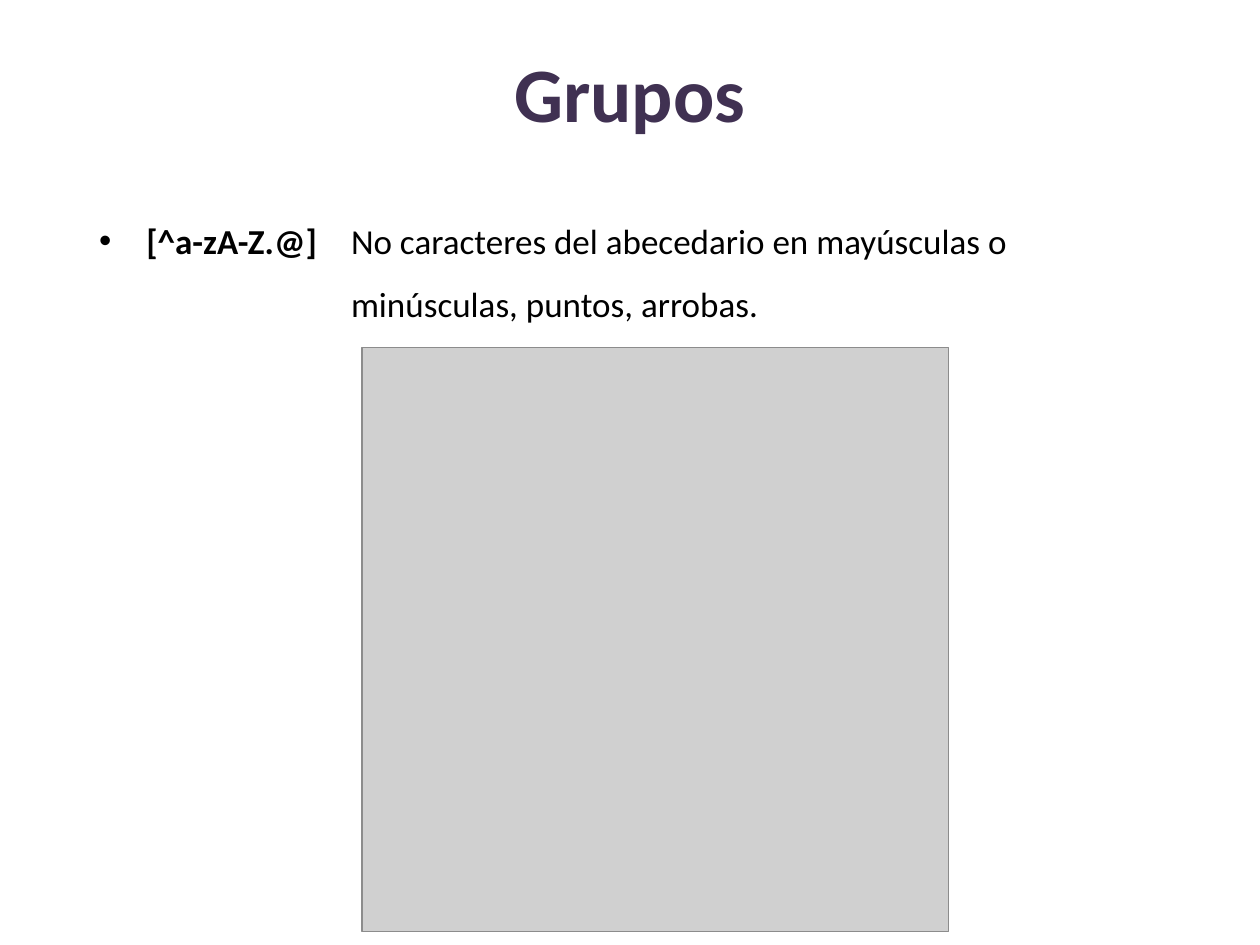
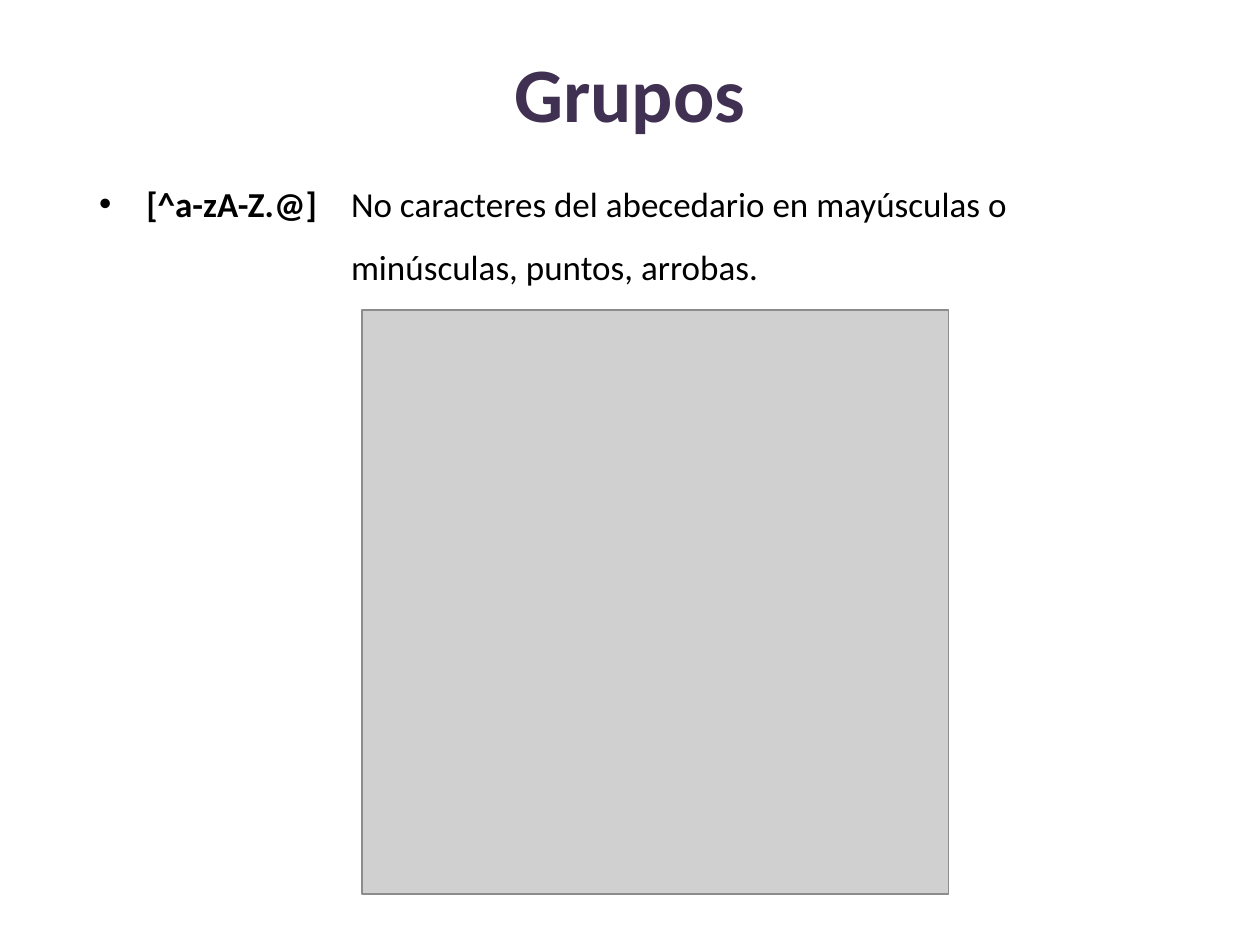
Before and after one commit to lizetheP/Analitica, a slide deck: slide 45 of CalendarioAgo24/presentaciones/18_Expresiones_regulares.pptx. Drawn at 1260x945 pixels with LibreOffice and Linux fonts; fonts in the diff are those of the drawing; grey boxes stand for pictures. Boxes give left, top, right and bottom in pixels: in the first picture for what was removed or moved away, otherwise in the second. Text is boxed around its words. In the diff, an @@ line names an element or a change of style, - is before the commit and + after.

```diff
--- a/CalendarioAgo24/presentaciones/18_Expresiones_regulares.pptx
+++ b/CalendarioAgo24/presentaciones/18_Expresiones_regulares.pptx
@@ text "[^a-zA-Z.@] No caracteres del abecedario ...": place and size @@
-text "[^a-zA-Z.@] No caracteres del abecedario ..." at <box>146,228,1006,323</box>
+text "[^a-zA-Z.@] No caracteres del abecedario ..." at <box>146,191,1006,286</box>
@@ picture: place and size @@
-picture at <box>362,348,949,932</box>
+picture at <box>362,310,949,895</box>
```
Also in this commit, not shown: 9 other slides changed, 1 slide added, 13 other files.
